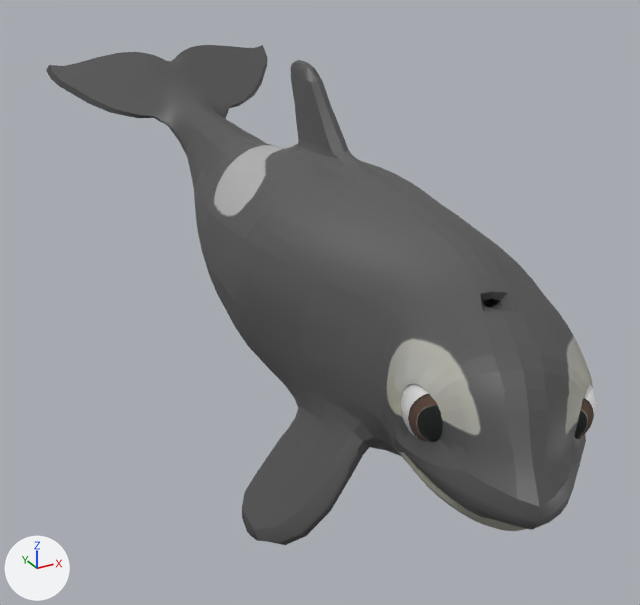
A saved change to the FBX model FBXFiles/scarlet_gesture_self.fbx.
One viewpoint serves both versions: a 50 mm lens placed at (-1.4, -2.59, 1.61), pointed at (-0.01, -0.06, 0.34). The axes (+X, +Y, +Z) are drawn at lower left. The lights are the same throughout. Both versions are drawn at frame 128 of the action 'Take 001'; the numbers are the values there.

In view in the first picture: 'luna:left_eye_geo', 'luna:luna_geo', 'luna:right_eye_geo'.
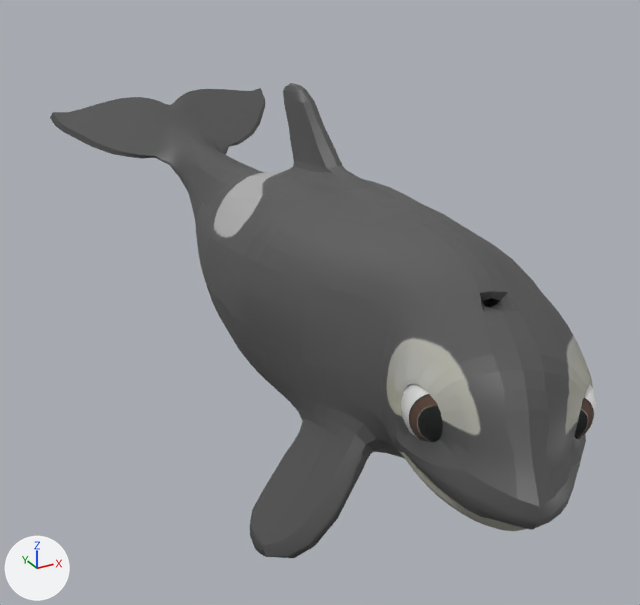
Boxes [x1, y1, x2, y2] around the edits, measured in the pictures (640 x 605 px):
'luna:luna_geo', posed: before [46, 45, 593, 545]; after [50, 83, 593, 558]
bone 'luna:center_root_bind_joint', root to tip: before (449, 353) to (459, 251); after (449, 353) to (452, 248)

Diff of the bpy script that builds the scene:
```diff
--- a/FBXFiles/scarlet_gesture_self.fbx.py
+++ b/FBXFiles/scarlet_gesture_self.fbx.py
@@ bone_luna_center_root_bind_joint @@
 bone_luna_center_root_bind_joint = bpy.data.objects['Armature'].pose.bones['luna:center_root_bind_joint']  # child of 'luna:Luna_root_bind_joint'
-bone_luna_center_root_bind_joint.rotation_quaternion = (1.0, 0.0, 0.0, 0.004)  # degrees (0, 0, 0)
+bone_luna_center_root_bind_joint.rotation_quaternion = (0.999, 0.0, 0.0, -0.042)  # degrees (0, 0, -5)
@@ bone_luna_center_neck_bind_joint @@
 bone_luna_center_neck_bind_joint = bpy.data.objects['Armature'].pose.bones['luna:center_neck_bind_joint']  # child of 'luna:center_root_bind_joint'
-bone_luna_center_neck_bind_joint.rotation_quaternion = (0.994, 0.006, -0.104, 0.024)  # degrees (0, -12, 3)
+bone_luna_center_neck_bind_joint.rotation_quaternion = (0.992, 0.011, -0.104, 0.071)  # degrees (0, -12, 8)
```
